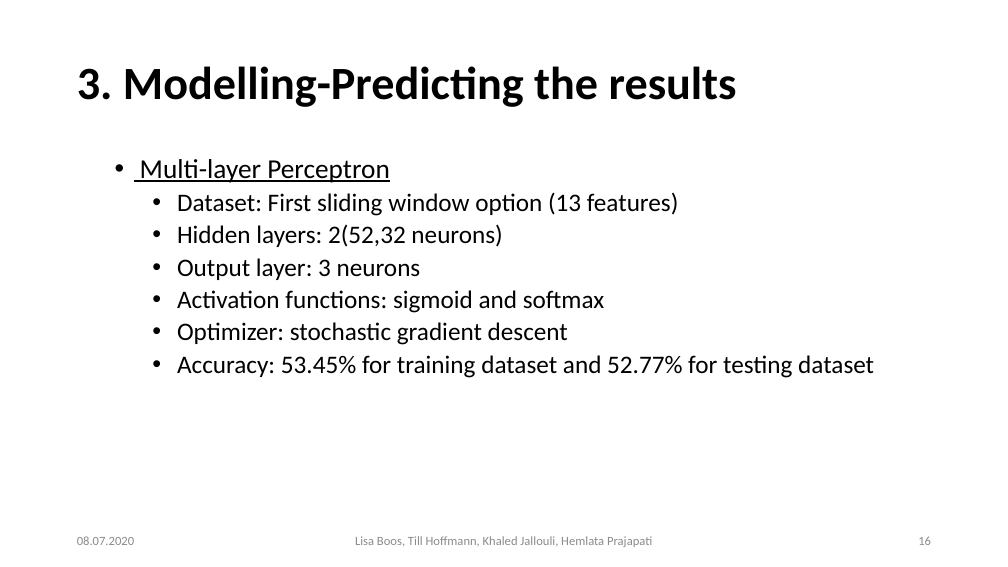
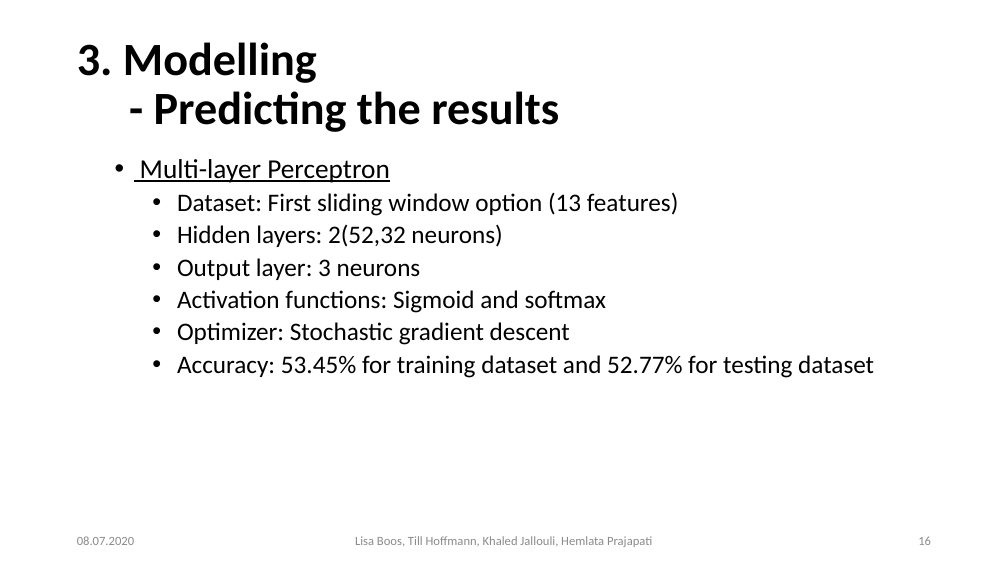
Before and after one commit to Khaledjallouli/project, a slide deck: slide 16 of Daily/sprint9/Final_Presentation_Phase_I.pptx. Drawn at 1008x567 pixels with LibreOffice and Linux fonts; fonts in the diff are those of the drawing; background and template pictures are left out. Boxes give left, top, right and bottom in pixels: in the first picture for what was removed or moved away, otherwise in the second. Text is boxed around its words. In the diff, an @@ line names an element or a change of style, - is before the commit and + after.

```diff
--- a/Daily/sprint9/Final_Presentation_Phase_I.pptx
+++ b/Daily/sprint9/Final_Presentation_Phase_I.pptx
@@ title at (77,42,559,132): spaces changed @@
-3. Modelling-Predicting the results
+3. Modelling
+- Predicting the results
@@ text at (177,290,607,345): text changed @@
-    • Activation functions: sigmoid and softmax
-    • Optimizer: stochastic gradient descent
+    • Activation functions: Sigmoid and softmax
+    • Optimizer: Stochastic gradient descent
```
Also in this commit, not shown: 18 other slides changed, 2 slides added.
